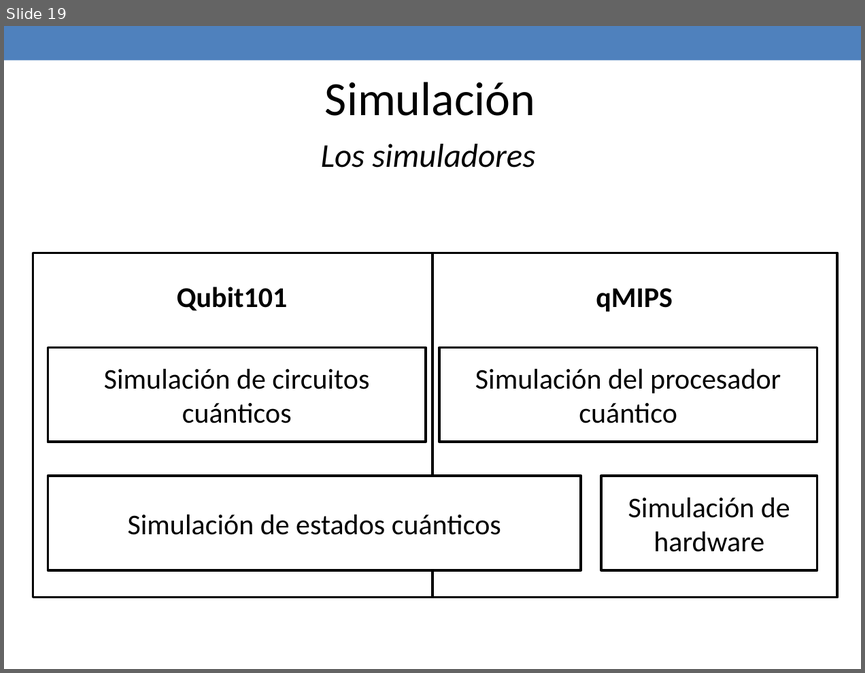
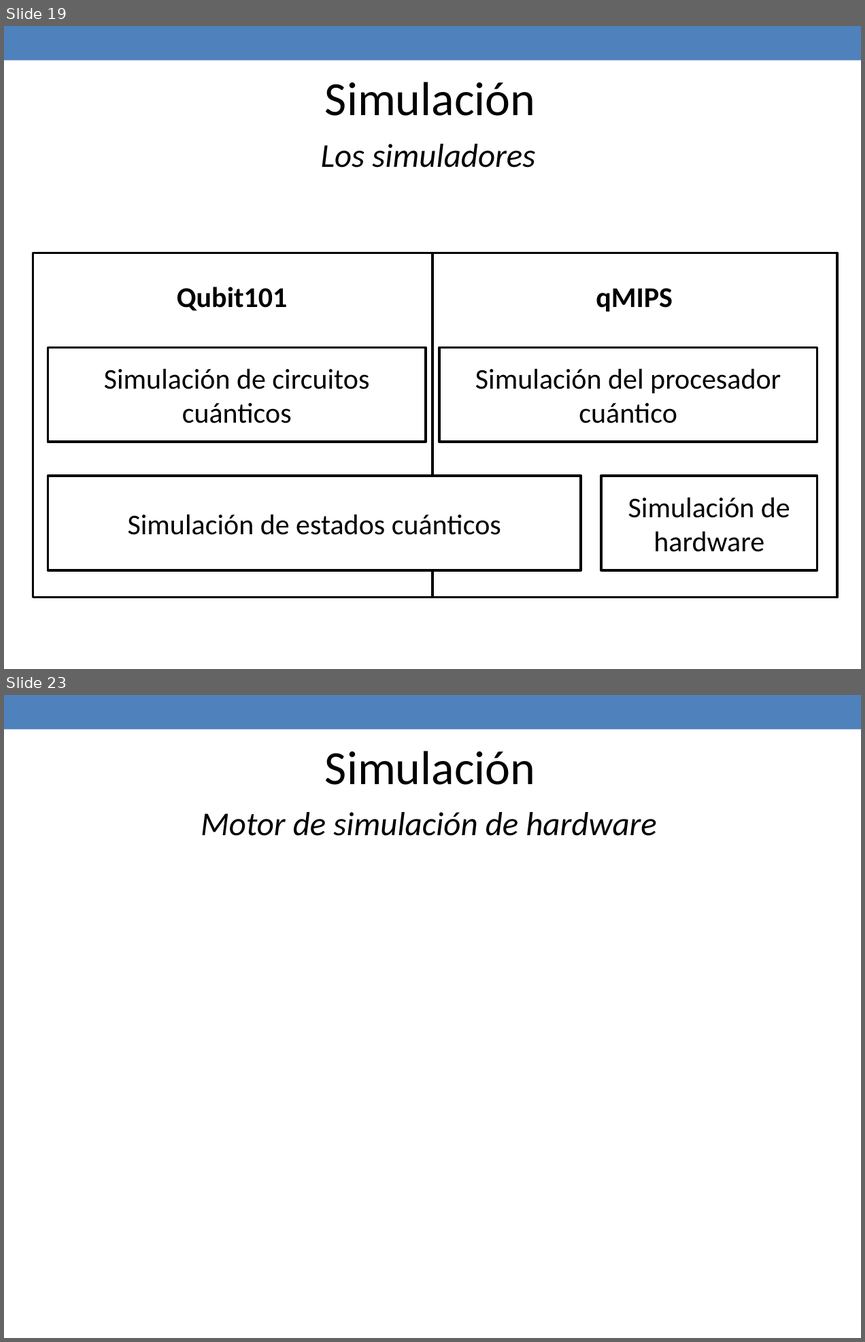
Before and after one commit to jaimecp89/qMIPS101, a slide deck: qMIPS/doc/Presentacion PFC.pptx. Shown one above the other, each under a label of ours: slide 19 before the commit, slides 19 and 23 after it; the slides between them are not shown. The pictures are 865x673 and 865x1342 pixels, drawn with LibreOffice and Linux fonts; fonts in the diff are those of the drawing. Boxes give left, top, right and bottom in pixels: in the first picture for what was removed or moved away, otherwise in the second. Text is boxed around its words. In the diff, an @@ line names an element or a change of style, - is before the commit and + after.

```diff
--- a/qMIPS/doc/Presentacion PFC.pptx
+++ b/qMIPS/doc/Presentacion PFC.pptx
@@ slide 23 added at (4, 695, 861, 1338), background #FFFFFF; not listed: 1 template element that a slide beside it also shows @@
@@ text added at (325, 751, 535, 785), 40 pt, text #000000 @@
+Simulación
@@ text added at (201, 812, 656, 836), 28 pt, text #000000, italic @@
+Motor de simulación de hardware
```
Also in this commit, not shown: 1 slide changed, 4 other slides added, 1 other file.
